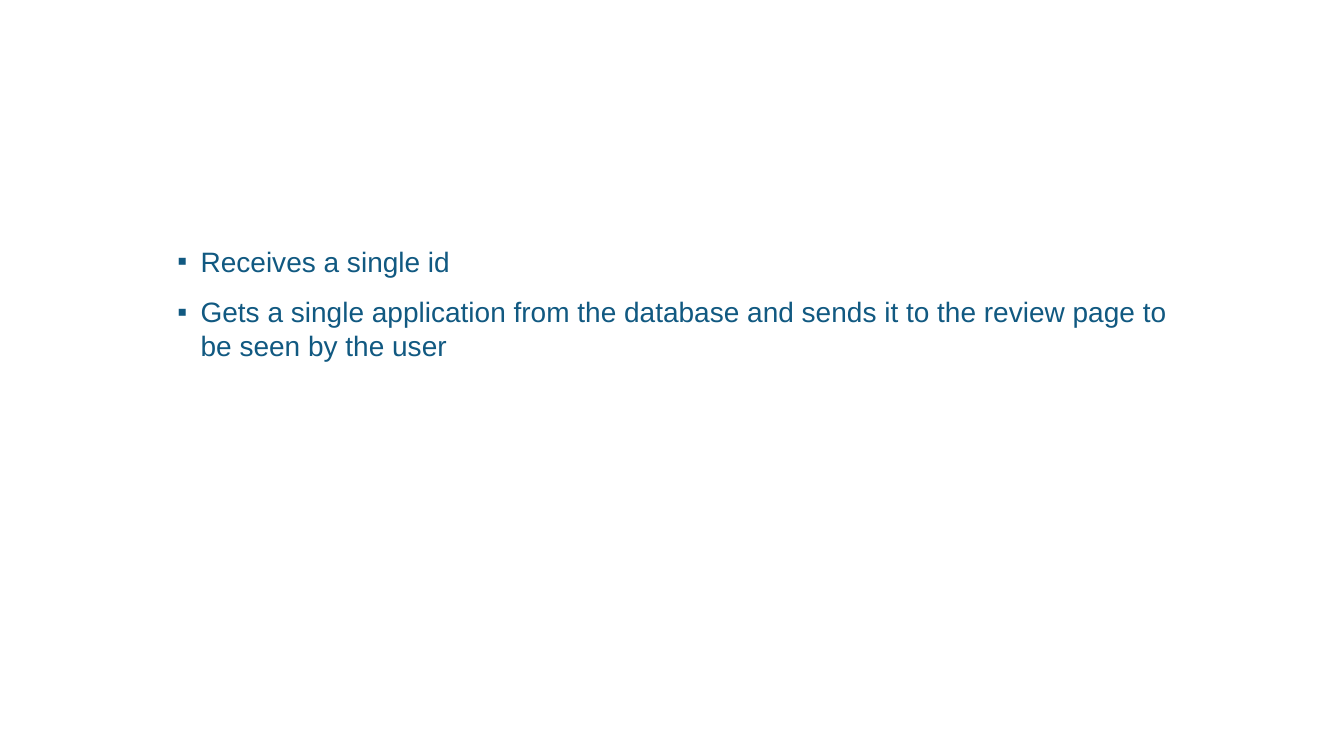
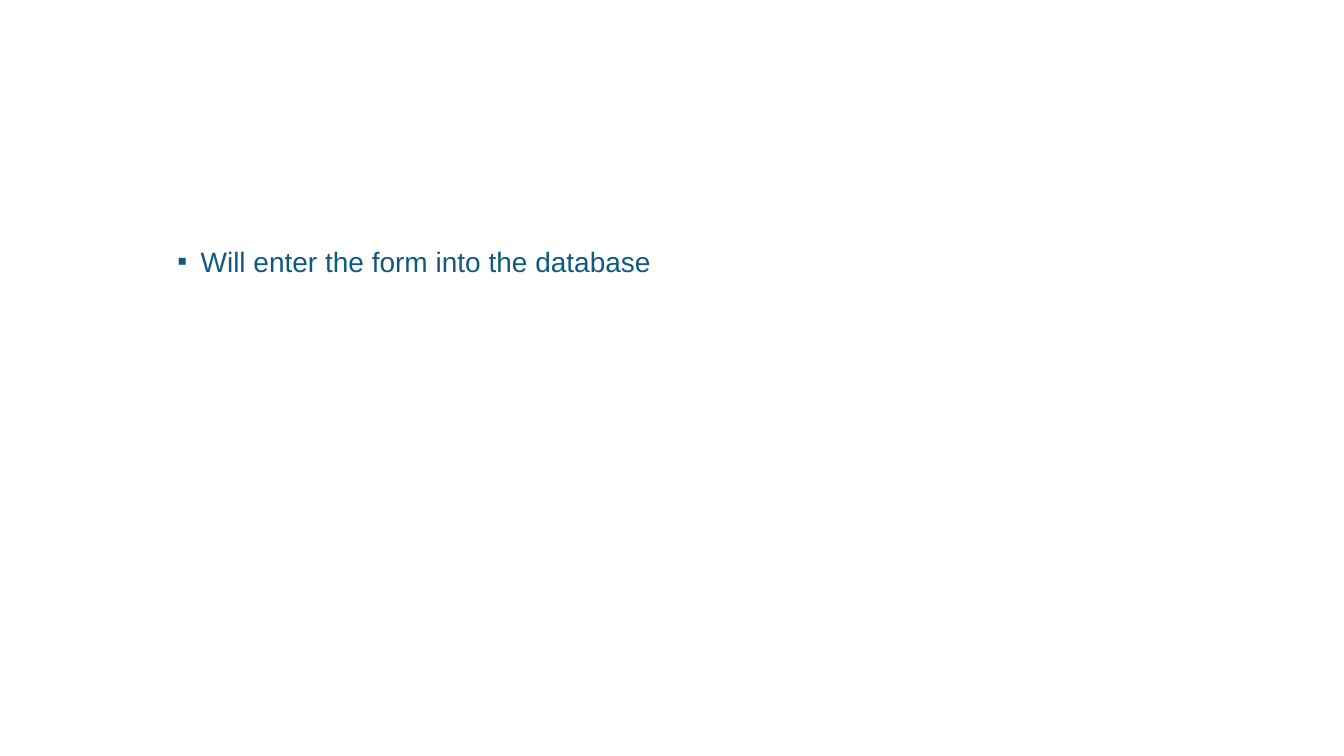
Before and after one commit to cspstapleton1/CrnichStapletonTodd, a slide deck: slide 19 of tf00001157.pptx. Drawn at 1344x756 pixels with LibreOffice and Linux fonts; fonts in the diff are those of the drawing; background and template pictures are left out. Boxes give left, top, right and bottom in pixels: in the first picture for what was removed or moved away, otherwise in the second. Text is boxed around its words. In the diff, an @@ line names an element or a change of style, - is before the commit and + after.

```diff
--- a/tf00001157.pptx
+++ b/tf00001157.pptx
@@ text at <box>201,251,650,273</box>: text changed @@
-▪ Receives a single id
-▪ Gets a single application from the database and sends it to the review page to be seen by the user
+▪ Will enter the form into the database
```
Also in this commit, not shown: 7 other slides changed.
